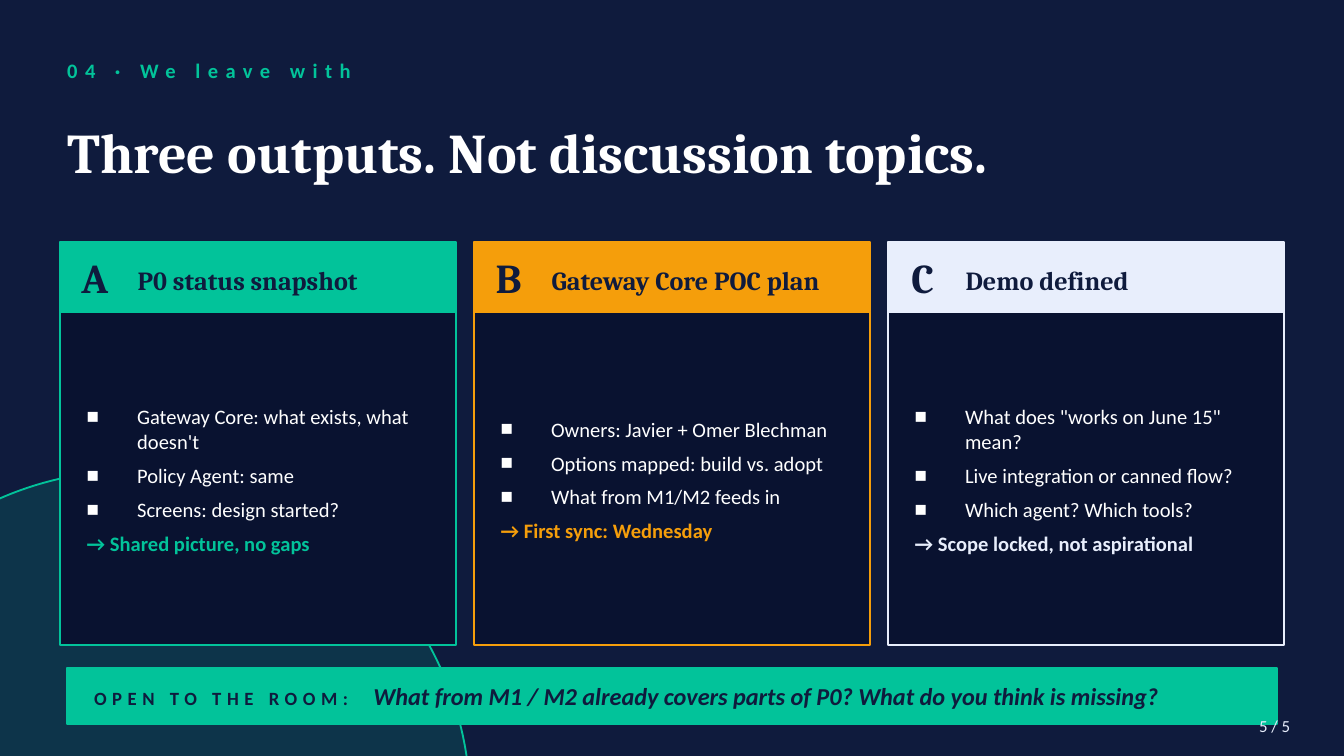
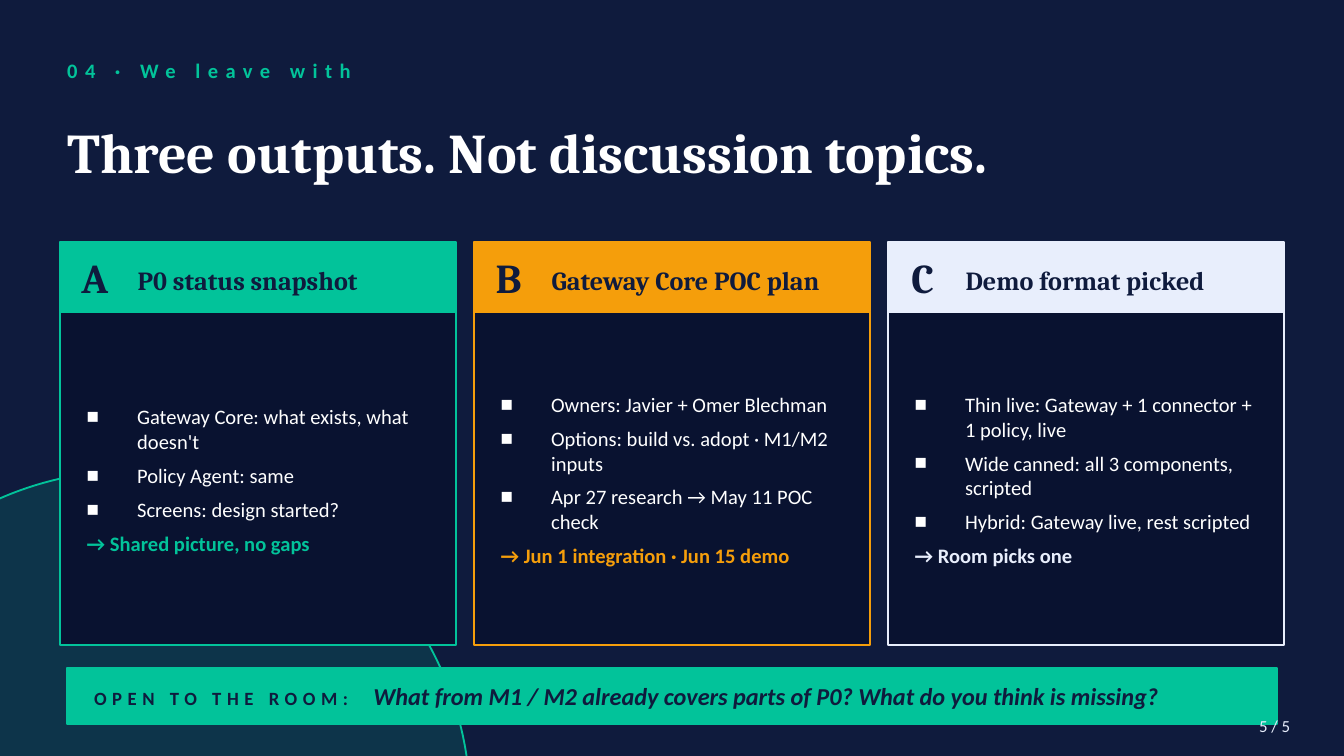
Before and after one commit to Lorch19/ol-linx-agent, a slide deck: slide 5 of artifacts/eng-prekickoff-2026-04-27.pptx. Drawn at 1344x756 pixels with LibreOffice and Linux fonts; fonts in the diff are those of the drawing. Boxes give left, top, right and bottom in pixels: in the first picture for what was removed or moved away, otherwise in the second. Text is boxed around its words. In the diff, an @@ line names an element or a change of style, - is before the commit and + after.

```diff
--- a/artifacts/eng-prekickoff-2026-04-27.pptx
+++ b/artifacts/eng-prekickoff-2026-04-27.pptx
@@ text at (966, 271, 1204, 296): text changed @@
-Demo defined
+Demo format picked
@@ text at (938, 397, 1250, 567): text changed @@
-■ What does "works on June 15" mean?
-■ Live integration or canned flow?
-■ Which agent? Which tools?
-→ Scope locked, not aspirational
+■ Thin live: Gateway + 1 connector + 1 policy, live
+■ Wide canned: all 3 components, scripted
+■ Hybrid: Gateway live, rest scripted
+→ Room picks one
@@ text at (524, 431, 828, 567): text changed @@
-■ Options mapped: build vs. adopt
-■ What from M1/M2 feeds in
-→ First sync: Wednesday
+■ Options: build vs. adopt · M1/M2 inputs
+■ Apr 27 research → May 11 POC check
+→ Jun 1 integration · Jun 15 demo
```
Also in this commit, not shown: 2 other slides changed, 1 other file.
